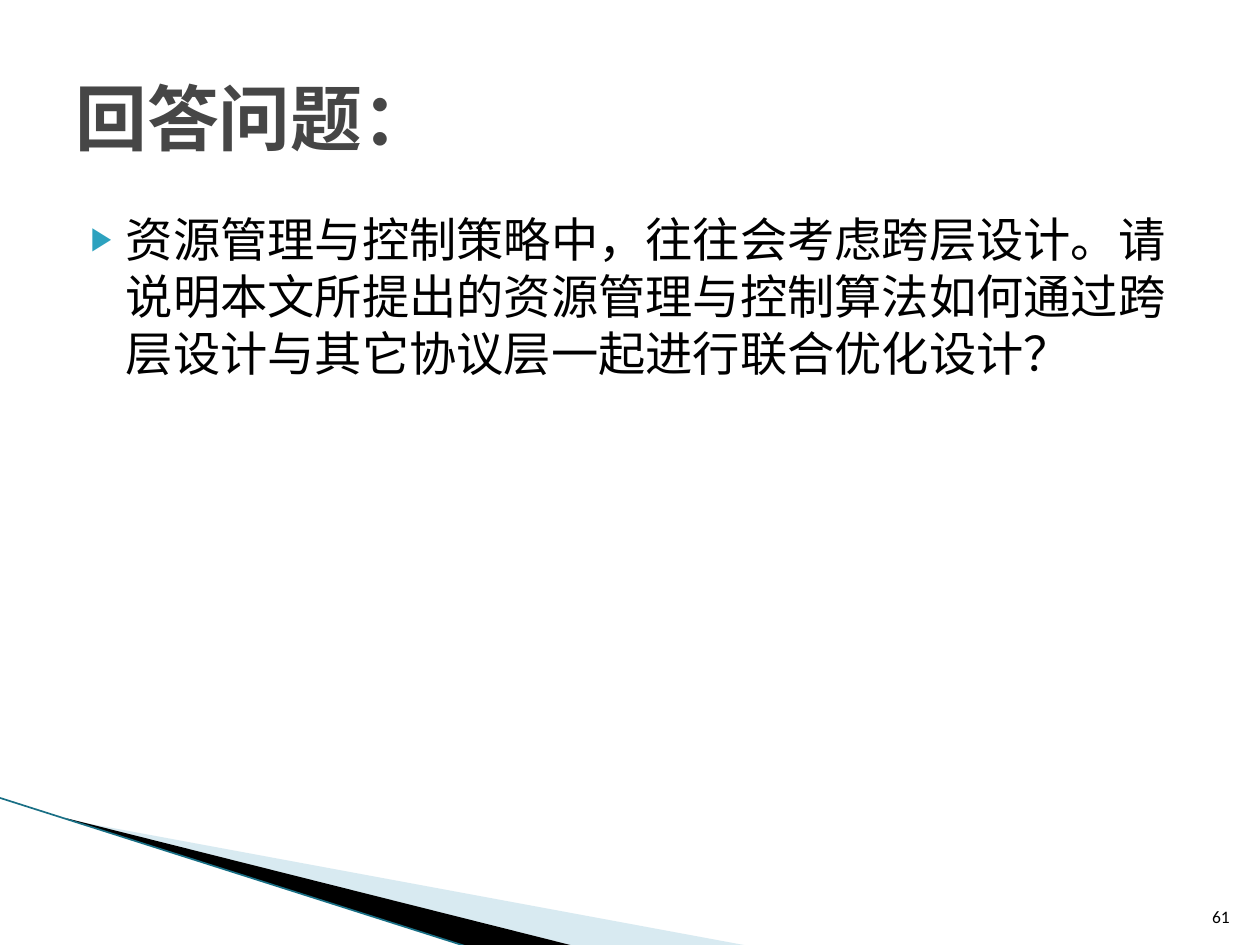
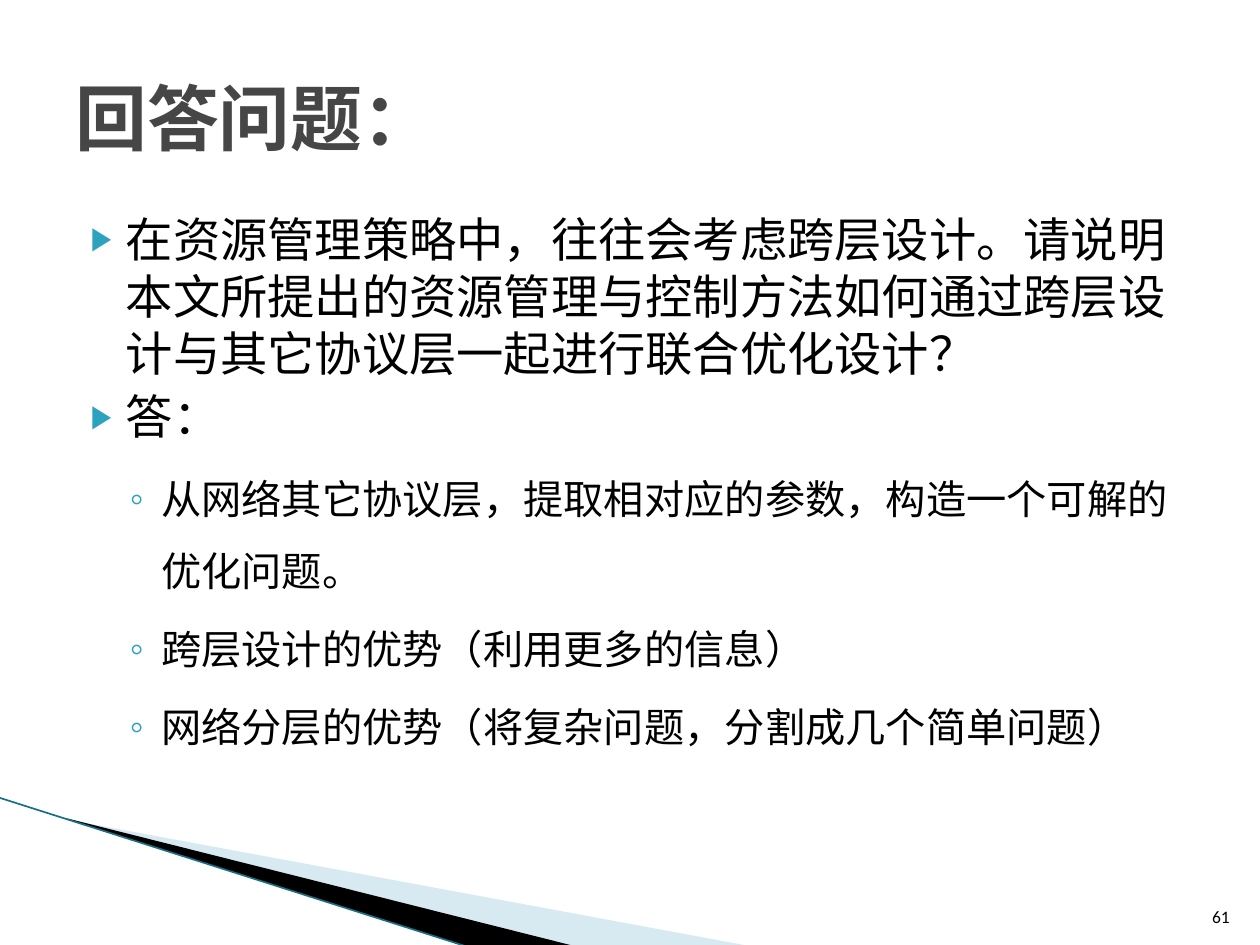
Before and after one commit to ZhiweiYAN/yzw_thesis, a slide deck: slide 61 of defense_phd_v07.pptx. Drawn at 1260x945 pixels with LibreOffice and Linux fonts; fonts in the diff are those of the drawing; background and template pictures are left out. Boxes give left, top, right and bottom in pixels: in the first picture for what was removed or moved away, otherwise in the second. Text is boxed around its words. In the diff, an @@ line names an element or a change of style, - is before the commit and + after.

```diff
--- a/defense_phd_v07.pptx
+++ b/defense_phd_v07.pptx
@@ text at (x1=126, y1=217, x2=1168, y2=746): text changed; size 27 to 23 pt @@
-▶ 资源管理与控制策略中，往往会考虑跨层设计。请说明本文所提出的资源管理与控制算法如何通过跨层设计与其它协议层一起进行联合优化设计？
+▶ 在资源管理策略中，往往会考虑跨层设计。请说明本文所提出的资源管理与控制方法如何通过跨层设计与其它协议层一起进行联合优化设计？
+▶ 答：
+  ◦ 从网络其它协议层，提取相对应的参数，构造一个可解的优化问题。
+  ◦ 跨层设计的优势（利用更多的信息）
+  ◦ 网络分层的优势（将复杂问题，分割成几个简单问题）
```
Also in this commit, not shown: 8 other slides changed, 3 other files.
